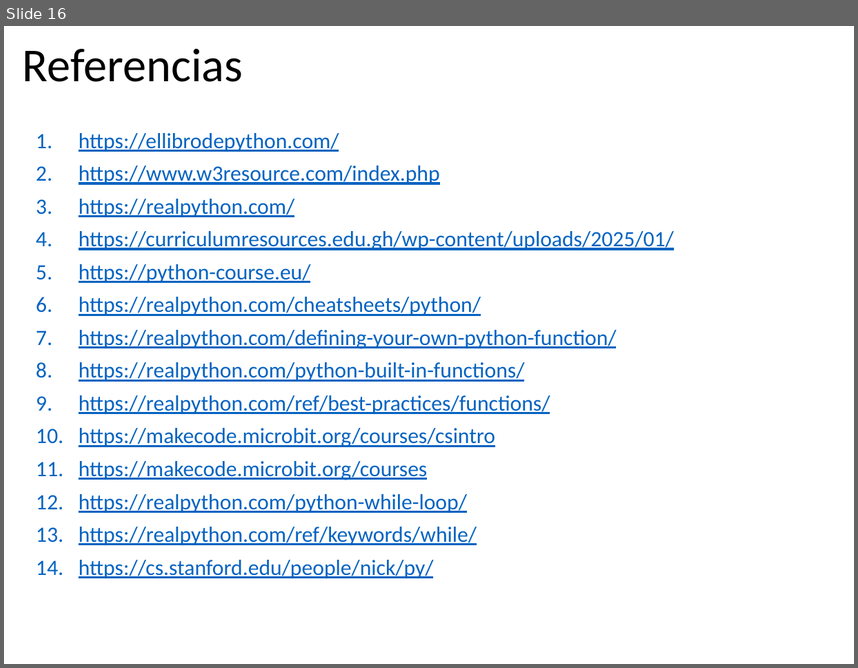
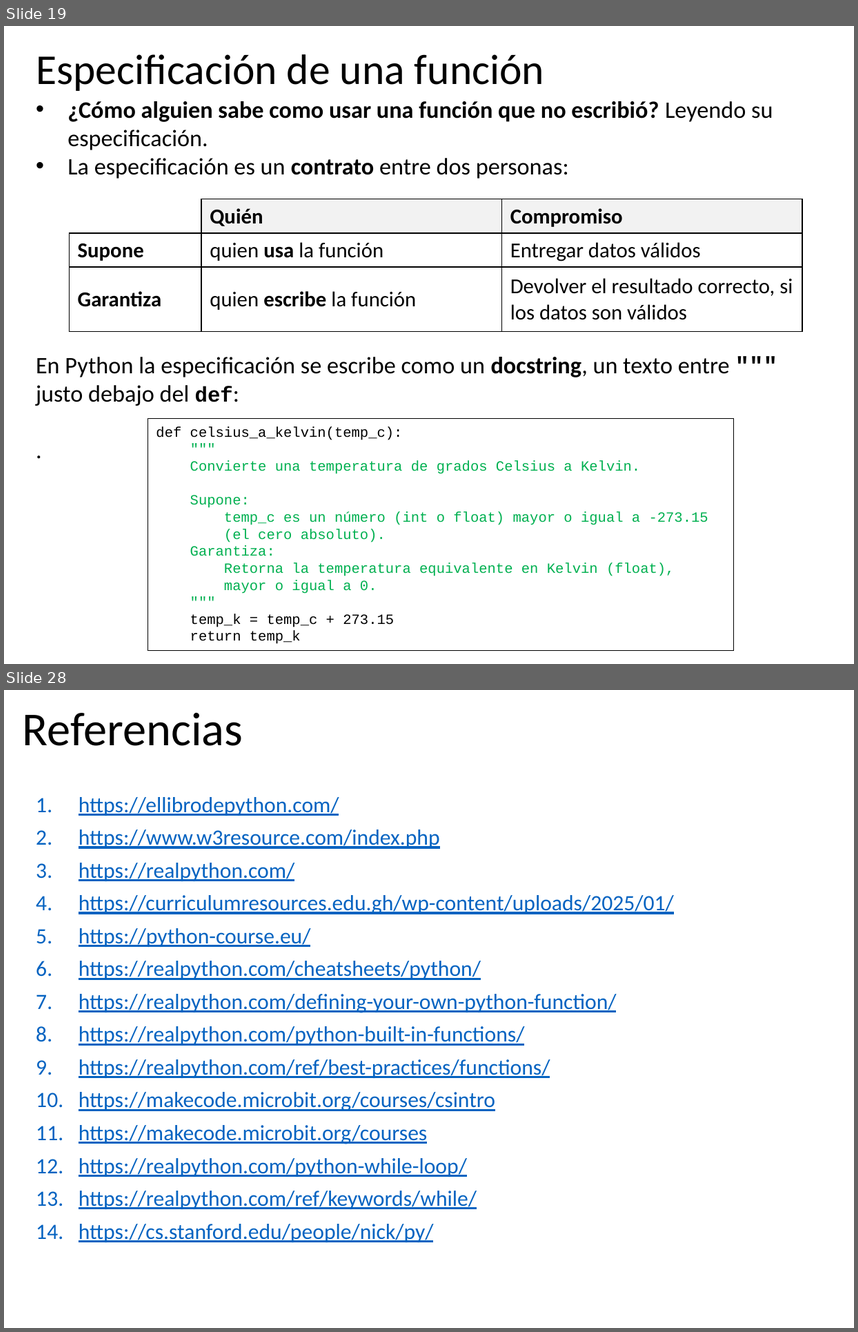
Before and after one commit to algoritmos-UdeA/logica1-20262, a slide deck: clases/10/teoria/clase-10.pptx. Shown one above the other, each under a label of ours: slide 16 before the commit, slides 19 and 28 after it; the slides between them are not shown. The pictures are 858x668 and 858x1332 pixels, drawn with LibreOffice and Linux fonts; fonts in the diff are those of the drawing. Boxes give left, top, right and bottom in pixels: in the first picture for what was removed or moved away, otherwise in the second. Text is boxed around its words. In the diff, an @@ line names an element or a change of style, - is before the commit and + after.

```diff
--- a/clases/10/teoria/clase-10.pptx
+++ b/clases/10/teoria/clase-10.pptx
@@ slide 19 added at (4,26,854,664), background #FFFFFF @@
@@ title added at (36,54,544,91), 36 pt, text #000000 @@
+Especificación de una función
@@ text added at (36,101,773,405), 20 pt, text #000000 @@
+• ¿Cómo alguien sabe como usar una función que no escribió? Leyendo su especificación.
+• La especificación es un contrato entre dos personas:
+En Python la especificación se escribe como un docstring, un texto entre """ justo debajo del def:
+.
@@ table added at (70,198,802,331), 3 rows, 3 columns @@
+ | Quién | Compromiso
+Supone | quien usa la función | Entregar datos válidos
+Garantiza | quien escribe la función | Devolver el resultado correcto, si los datos son válidos
@@ rectangle added at (148,419,733,651), outline #000000 0.75 pt, 12 pt, text #00B050 @@
+def celsius_a_kelvin(temp_c):
+"""
+Convierte una temperatura de grados Celsius a Kelvin.
+Supone:
+temp_c es un número (int o float) mayor o igual a -273.15
+(el cero absoluto).
+Garantiza:
+Retorna la temperatura equivalente en Kelvin (float),
+mayor o igual a 0.
+"""
+temp_k = temp_c + 273.15
+return temp_k
@@ what was slide 16 is now slide 28 @@
```
Also in this commit, not shown: 2 slides changed, 11 other slides added, 10 other files.
